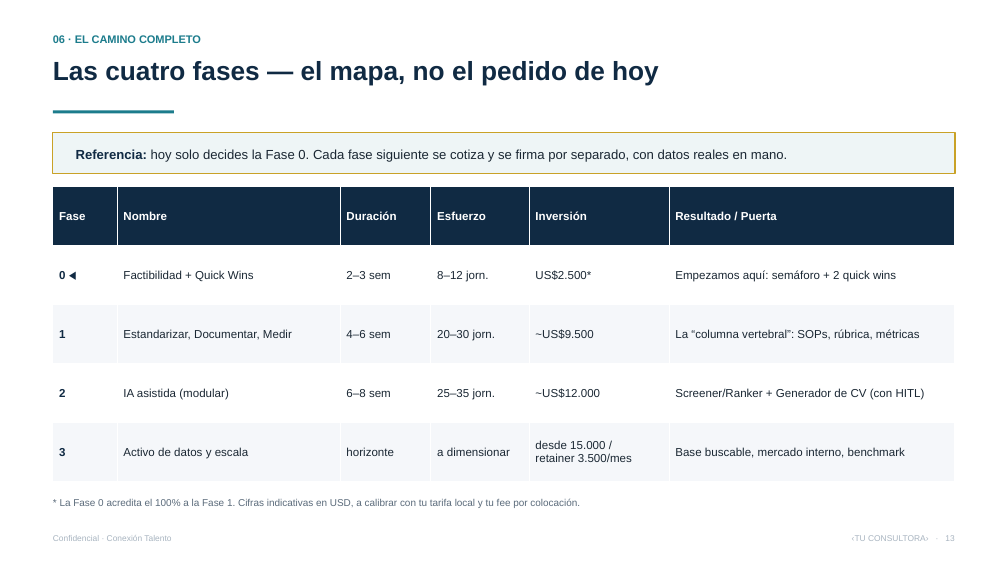
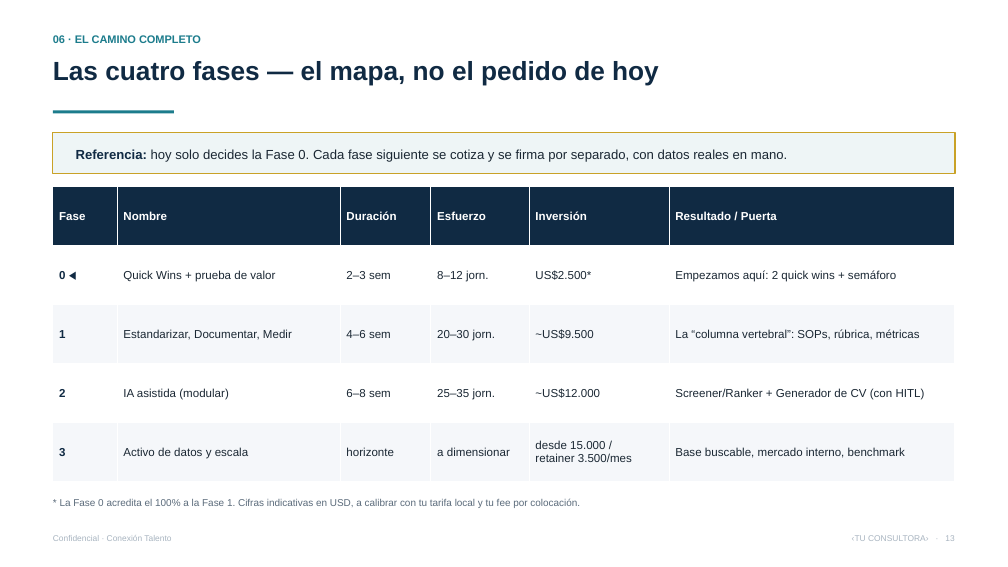
Before and after one commit to vverlaine/conexion-talento-ia, a slide deck: slide 13 of 04-propuesta/Presentacion-Conexion-Talento.pptx. Drawn at 1008x567 pixels with LibreOffice and Linux fonts; fonts in the diff are those of the drawing. Boxes give left, top, right and bottom in pixels: in the first picture for what was removed or moved away, otherwise in the second. Text is boxed around its words. In the diff, an @@ line names an element or a change of style, - is before the commit and + after.

```diff
--- a/04-propuesta/Presentacion-Conexion-Talento.pptx
+++ b/04-propuesta/Presentacion-Conexion-Talento.pptx
@@ table at (x1=53, y1=187, x2=955, y2=482) @@
-row 2, column 2: Factibilidad + Quick Wins
+row 2, column 2: Quick Wins + prueba de valor
-row 2, column 6: Empezamos aquí: semáforo + 2 quick wins
+row 2, column 6: Empezamos aquí: 2 quick wins + semáforo
```
Also in this commit, not shown: 3 other slides changed, 6 other files.
